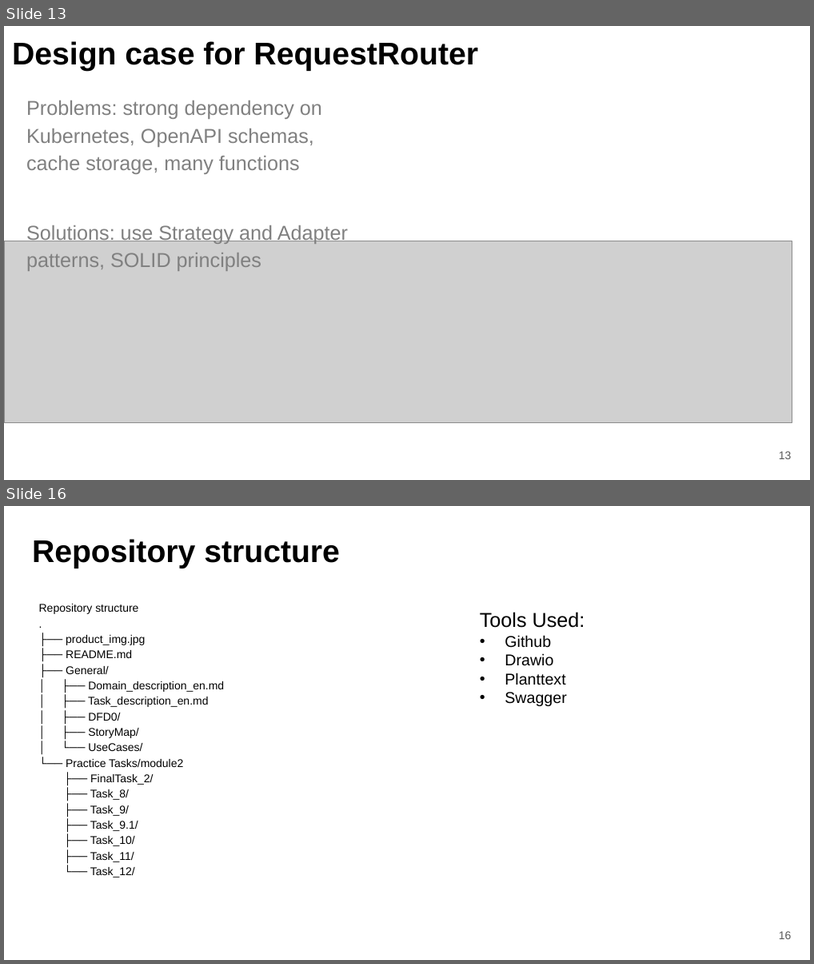
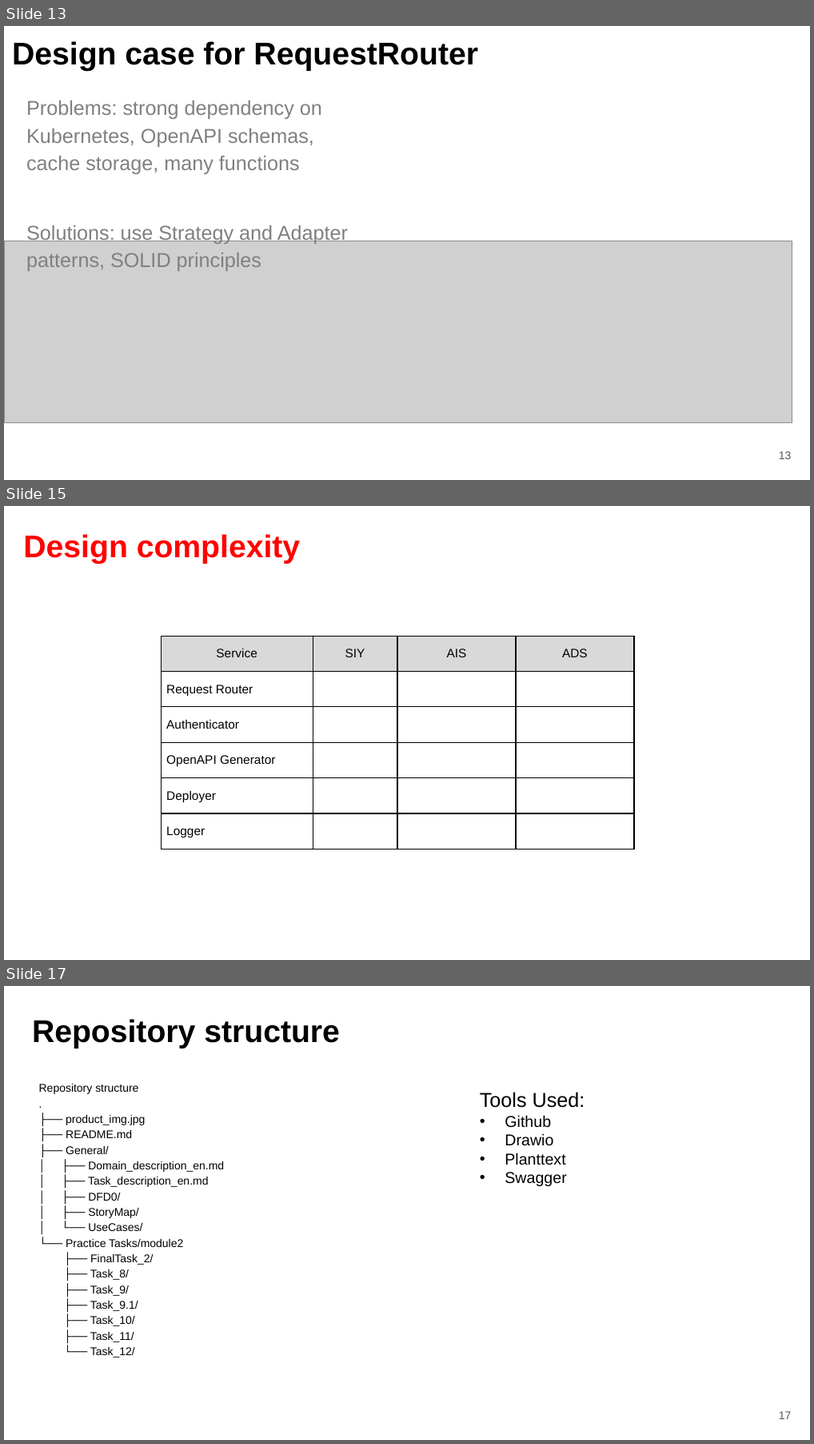
Before and after one commit to fanglores/Advanced-Software-Design, a slide deck: PracticeTasks/Module2/FinalTask_2/FinalTask_2.pptx. Shown one above the other, each under a label of ours: slides 13 and 16 before the commit, slides 13, 15 and 17 after it; the slides between them are not shown. The pictures are 814x964 and 814x1444 pixels, drawn with LibreOffice and Linux fonts; fonts in the diff are those of the drawing; grey boxes stand for pictures. Boxes give left, top, right and bottom in pixels: in the first picture for what was removed or moved away, otherwise in the second. Text is boxed around its words. In the diff, an @@ line names an element or a change of style, - is before the commit and + after.

Commit message:
design complexity

```diff
--- a/PracticeTasks/Module2/FinalTask_2/FinalTask_2.pptx
+++ b/PracticeTasks/Module2/FinalTask_2/FinalTask_2.pptx
@@ slide 15 added at (4,506,810,960), background #FFFFFF @@
@@ title added at (23,534,301,564), 28 pt, text #FF0000, bold @@
+Design complexity
@@ table added at (162,636,634,848), 6 rows, 4 columns @@
+Service | SIY | AIS | ADS
+Request Router |  |  | 
+Authenticator |  |  | 
+OpenAPI Generator |  |  | 
+Deployer |  |  | 
+Logger |  |  | 
@@ what was slide 16 is now slide 17 @@
@@ page number at (779,1411,792,1419): text changed @@
-16
+17
```
Also in this commit, not shown: 1 slide changed, 1 other slide added, 1 slide removed, 1 other file.
